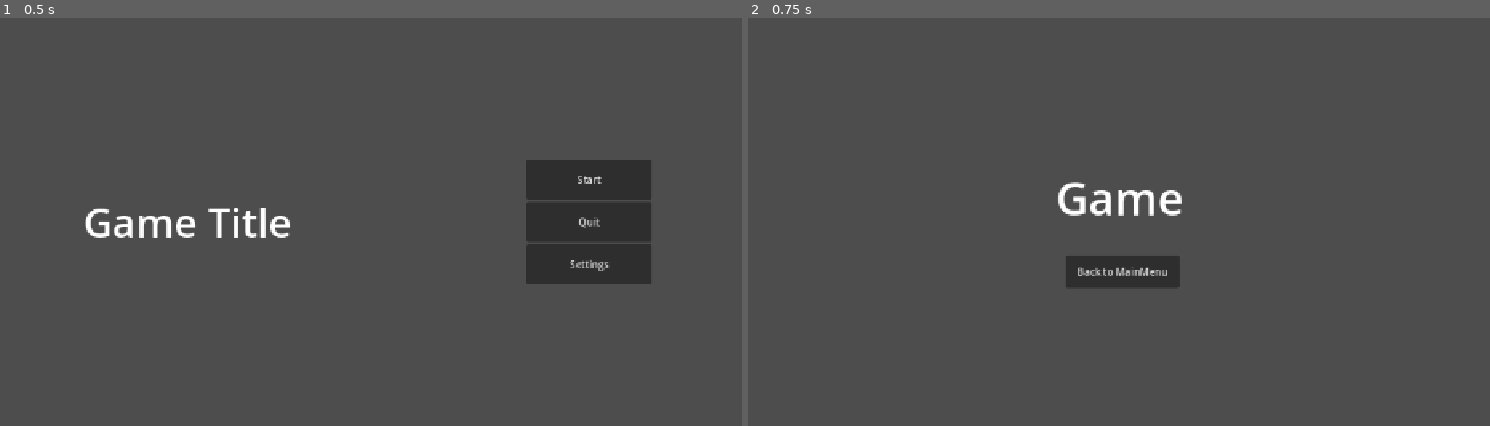
Above: before the commit, frames 1-2 (left to right).
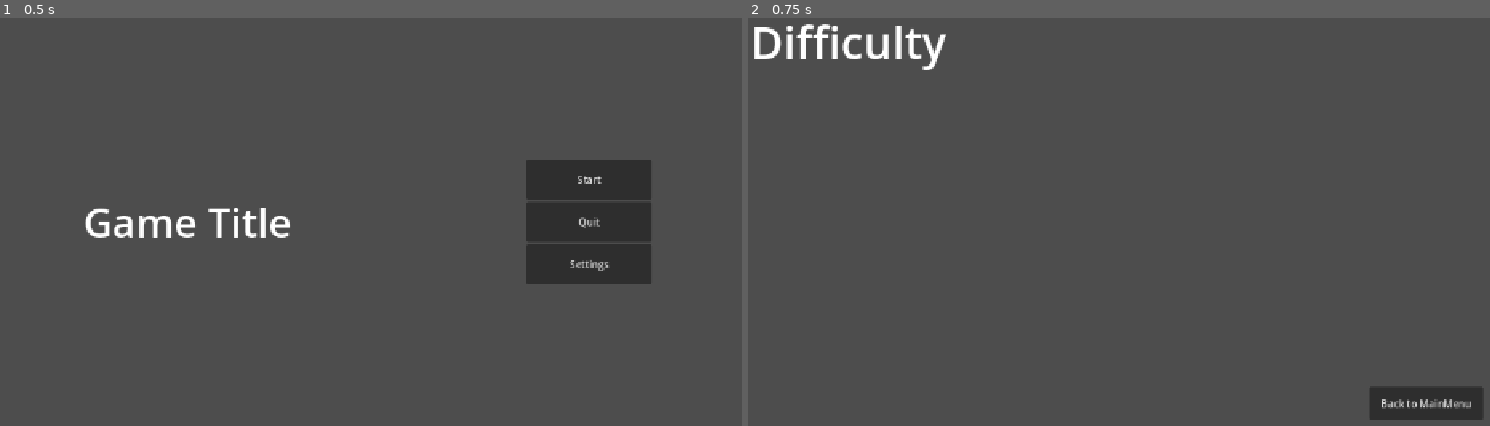
Above: after the commit, the same moments.

Repository: a22Dv/the-game
Game: Godot game, scene res://ui/main_menu/main_menu.tscn
Same seed, same stepped clock (60 frames per second), same inputs: the game is played once before the commit and once after it. Sound files missing from this copy of the repository are replaced by a short silence.
Inputs:
- Up to frame 1 (0.5 s): no input
- Up to frame 2 (0.75 s): click "Start" at 0.5 s

Frame 1 is identical in both runs. In frame 2, 3.8% of the frame differs, in the area x 0-99%, y 1-99%.

Commit message:
- Added Platforming level and assets - Changed game Scene

Diff:
--- /dev/null
+++ b/Platformergame/Platformer_rich.tscn
@@ -0,0 +1,23 @@
+[gd_scene load_steps=4 format=3 uid="uid://c51gtdbrb76ea"]
+
+[ext_resource type="PackedScene" uid="uid://gkiqdo3viohb" path="res://assets/Platformer/character/player.tscn" id="1_shjqj"]
+[ext_resource type="Script" uid="uid://cbviiit8eoepd" path="res://assets/Platformer/character/platform_movement.gd" id="2_jfd41"]
+
+[sub_resource type="WorldBoundaryShape2D" id="WorldBoundaryShape2D_8aaql"]
+distance = -19.0
+
+[node name="PlatformerRich" type="Node2D"]
+
+[node name="Player" parent="." instance=ExtResource("1_shjqj")]
+position = Vector2(23, -29)
+script = ExtResource("2_jfd41")
+
+[node name="Camera2D" type="Camera2D" parent="."]
+position = Vector2(19, -69)
+zoom = Vector2(4, 4)
+
+[node name="StaticBody2D" type="StaticBody2D" parent="."]
+
+[node name="CollisionShape2D" type="CollisionShape2D" parent="StaticBody2D"]
+position = Vector2(28, -22)
+shape = SubResource("WorldBoundaryShape2D_8aaql")
--- /dev/null
+++ b/assets/Platformer/character/platform_movement.gd
@@ -0,0 +1,25 @@
+extends CharacterBody2D
+
+
+const SPEED = 167.0
+const JUMP_VELOCITY = -400.0
+
+
+func _physics_process(delta: float) -> void:
+	# Add the gravity.
+	if not is_on_floor():
+		velocity += get_gravity() * delta
+
+	# Handle jump.
+	if Input.is_action_just_pressed("ui_accept") and is_on_floor():
+		velocity.y = JUMP_VELOCITY
+
+	# Get the input direction and handle the movement/deceleration.
+	# As good practice, you should replace UI actions with custom gameplay actions.
+	var direction := Input.get_axis("ui_left", "ui_right")
+	if direction:
+		velocity.x = direction * SPEED
+	else:
+		velocity.x = move_toward(velocity.x, 0, SPEED)
+
+	move_and_slide()
--- /dev/null
+++ b/assets/Platformer/character/player.tscn
@@ -0,0 +1,57 @@
+[gd_scene load_steps=8 format=3 uid="uid://gkiqdo3viohb"]
+
+[ext_resource type="Texture2D" uid="uid://brirn1mr774qk" path="res://assets/Platformer/character/knight.png" id="1_c8b2b"]
+
+[sub_resource type="AtlasTexture" id="AtlasTexture_p7fn3"]
+atlas = ExtResource("1_c8b2b")
+region = Rect2(0, 0, 32, 32)
+
+[sub_resource type="AtlasTexture" id="AtlasTexture_kq07r"]
+atlas = ExtResource("1_c8b2b")
+region = Rect2(32, 0, 32, 32)
+
+[sub_resource type="AtlasTexture" id="AtlasTexture_0qv2x"]
+atlas = ExtResource("1_c8b2b")
+region = Rect2(64, 0, 32, 32)
+
+[sub_resource type="AtlasTexture" id="AtlasTexture_lno62"]
+atlas = ExtResource("1_c8b2b")
+region = Rect2(96, 0, 32, 32)
+
+[sub_resource type="SpriteFrames" id="SpriteFrames_whs7s"]
+animations = [{
+"frames": [{
+"duration": 1.0,
+"texture": SubResource("AtlasTexture_p7fn3")
+}, {
+"duration": 1.0,
+"texture": SubResource("AtlasTexture_kq07r")
+}, {
+"duration": 1.0,
+"texture": SubResource("AtlasTexture_0qv2x")
+}, {
+"duration": 1.0,
+"texture": SubResource("AtlasTexture_lno62")
+}],
+"loop": true,
+"name": &"default",
+"speed": 5.0
+}]
+
+[sub_resource type="CapsuleShape2D" id="CapsuleShape2D_c8b2b"]
+radius = 6.0
+height = 16.0
+
+[node name="Player" type="CharacterBody2D"]
+
+[node name="AnimatedSprite2D" type="AnimatedSprite2D" parent="."]
+texture_filter = 1
+position = Vector2(6, -14)
+sprite_frames = SubResource("SpriteFrames_whs7s")
+autoplay = "default"
+frame = 3
+frame_progress = 0.506651
+
+[node name="CollisionShape2D" type="CollisionShape2D" parent="."]
+position = Vector2(6, -11)
+shape = SubResource("CapsuleShape2D_c8b2b")
--- a/game/game.tscn
+++ b/game/game.tscn
@@ -14,19 +14,19 @@
 theme_override_styles/panel = SubResource("StyleBoxFlat_l1rk1")
 
 [node name="RichTextLabel" type="RichTextLabel" parent="."]
-offset_left = 485.0
-offset_top = 272.0
-offset_right = 782.0
-offset_bottom = 397.0
+offset_left = 16.0
+offset_top = 23.0
+offset_right = 383.0
+offset_bottom = 148.0
 theme_override_font_sizes/normal_font_size = 72
-text = "Game"
+text = "Difficulty"
 horizontal_alignment = 1
 
 [node name="Button" type="Button" parent="."]
-offset_left = 547.0
-offset_top = 413.0
-offset_right = 729.0
-offset_bottom = 466.0
+offset_left = 1033.0
+offset_top = 624.0
+offset_right = 1215.0
+offset_bottom = 677.0
 text = "Back to MainMenu"
 
 [connection signal="button_down" from="Button" to="." method="_on_button_button_down"]
Binary file added: assets/Platformer/Platform/platforms.png
Not shown, added: assets/Platformer/Platform/platforms.png.import
Binary file added: assets/Platformer/character/knight.png
Not shown, added: assets/Platformer/character/knight.png.import
Not shown, added: assets/Platformer/character/platform_movement.gd.uid
